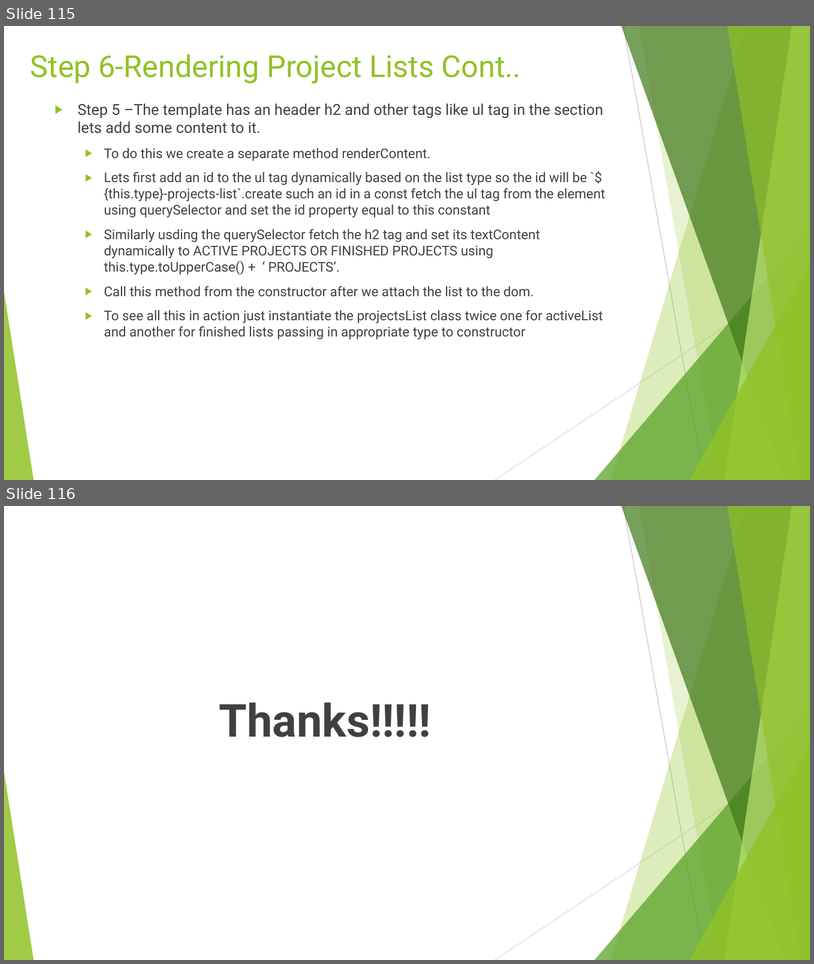
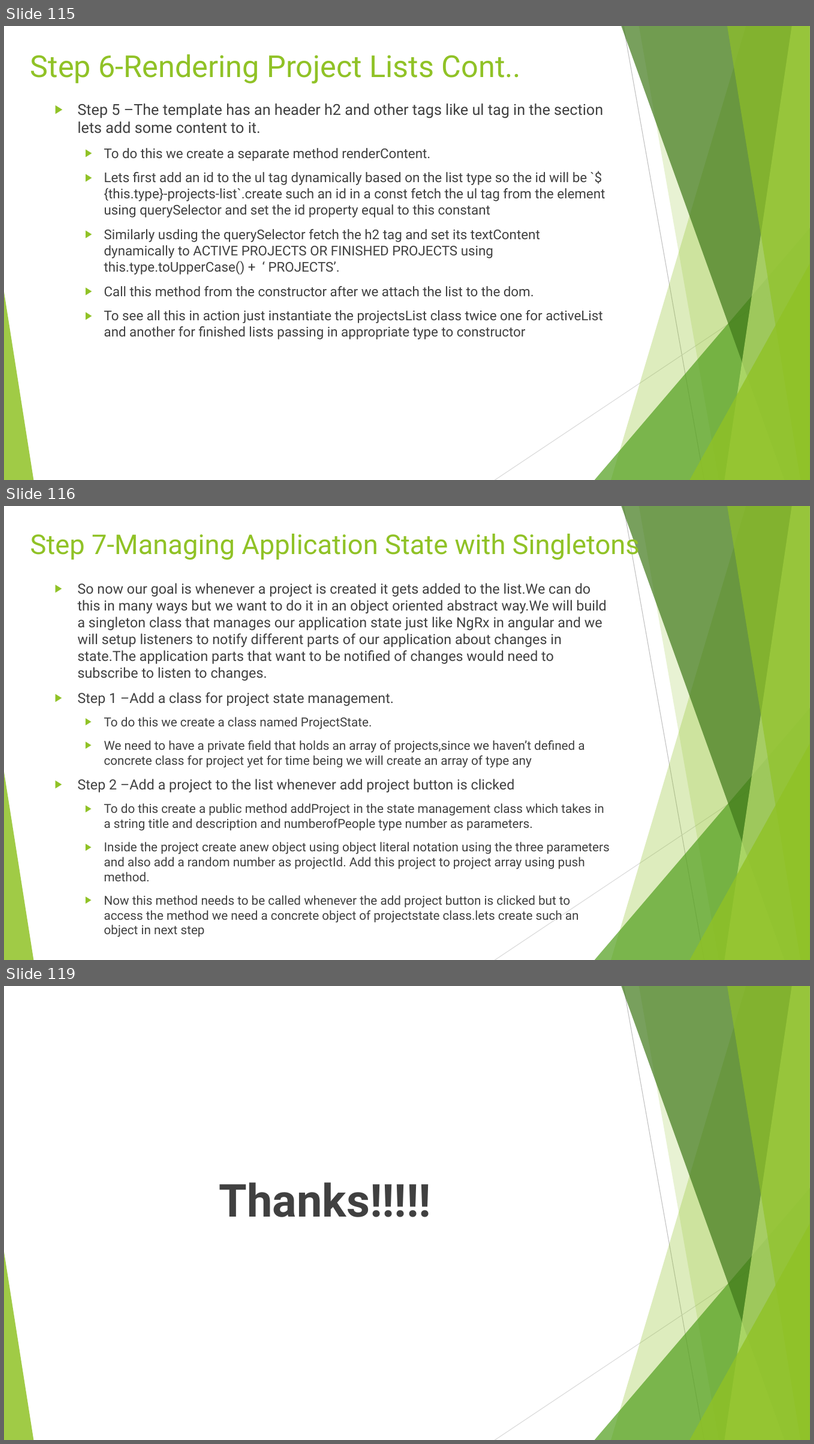
Before and after one commit to rudhrainfogain/TypeScript, a slide deck: PPT/TypeScriptv9.pptx. Shown one above the other, each under a label of ours: slides 115 and 116 before the commit, slides 115, 116 and 119 after it; the slides between them are not shown. The pictures are 814x964 and 814x1444 pixels, drawn with LibreOffice and Linux fonts; fonts in the diff are those of the drawing. Boxes give left, top, right and bottom in pixels: in the first picture for what was removed or moved away, otherwise in the second. Text is boxed around its words. In the diff, an @@ line names an element or a change of style, - is before the commit and + after.

Commit message:
Step 7-Managing Application State with Singletons

```diff
--- a/PPT/TypeScriptv9.pptx
+++ b/PPT/TypeScriptv9.pptx
@@ slide 116 added at <box>4,506,810,960</box>, background #FFFFFF; not listed: 10 template elements that a slide beside it also shows @@
@@ title added at <box>30,529,640,561</box>, 32.4 pt, text #90C226 @@
+Step 7-Managing Application State with Singletons
@@ text added at <box>78,583,610,937</box>, 14.8 pt, text #404040 @@
+▶ So now our goal is whenever a project is created it gets added to the list.We can do this in many ways but we want to do it in an object oriented abstract way.We will build a singleton class that manages our application state just like NgRx in angular and we will setup listeners to notify different parts of our application about changes in state.The application parts that want to be notified of changes would need to subscribe to listen to changes.
+▶ Step 1 –Add a class for project state management.
+  ▶ To do this we create a class named ProjectState.
+  ▶ We need to have a private field that holds an array of projects,since we haven’t defined a concrete class for project yet for time being we will create an array of type any
+▶ Step 2 –Add a project to the list whenever add project button is clicked
+  ▶ To do this create a public method addProject in the state management class which takes in a string title and description and numberofPeople type number as parameters.
+  ▶ Inside the project create anew object using object literal notation using the three parameters and also add a random number as projectId. Add this project to project array using push method.
+  ▶ Now this method needs to be called whenever the add project button is clicked but to access the method we need a concrete object of projectstate class.lets create such an object in next step
@@ what was slide 116 is now slide 119 @@
```
Also in this commit, not shown: 2 other slides added, 2 other files.
